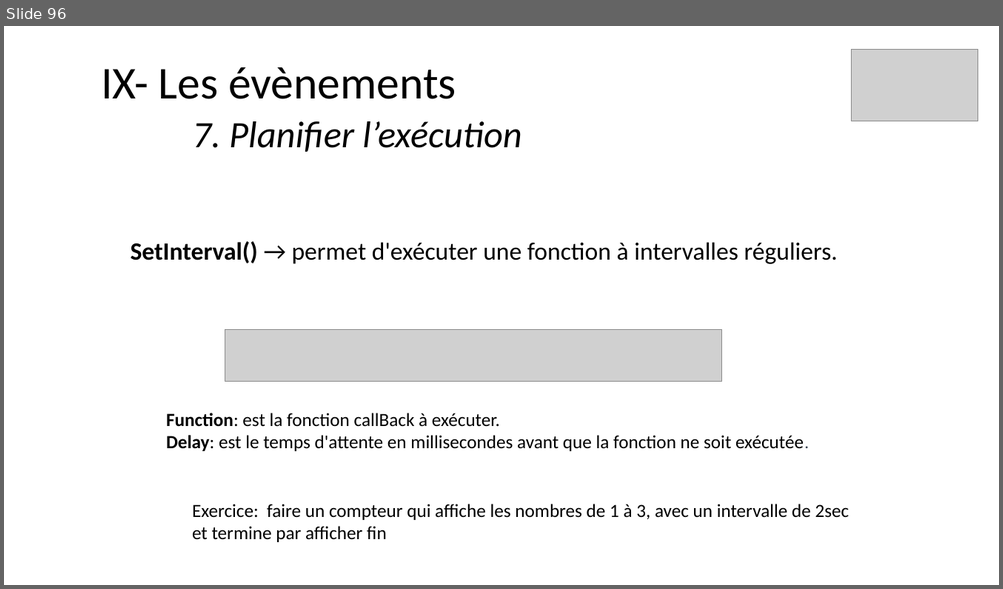
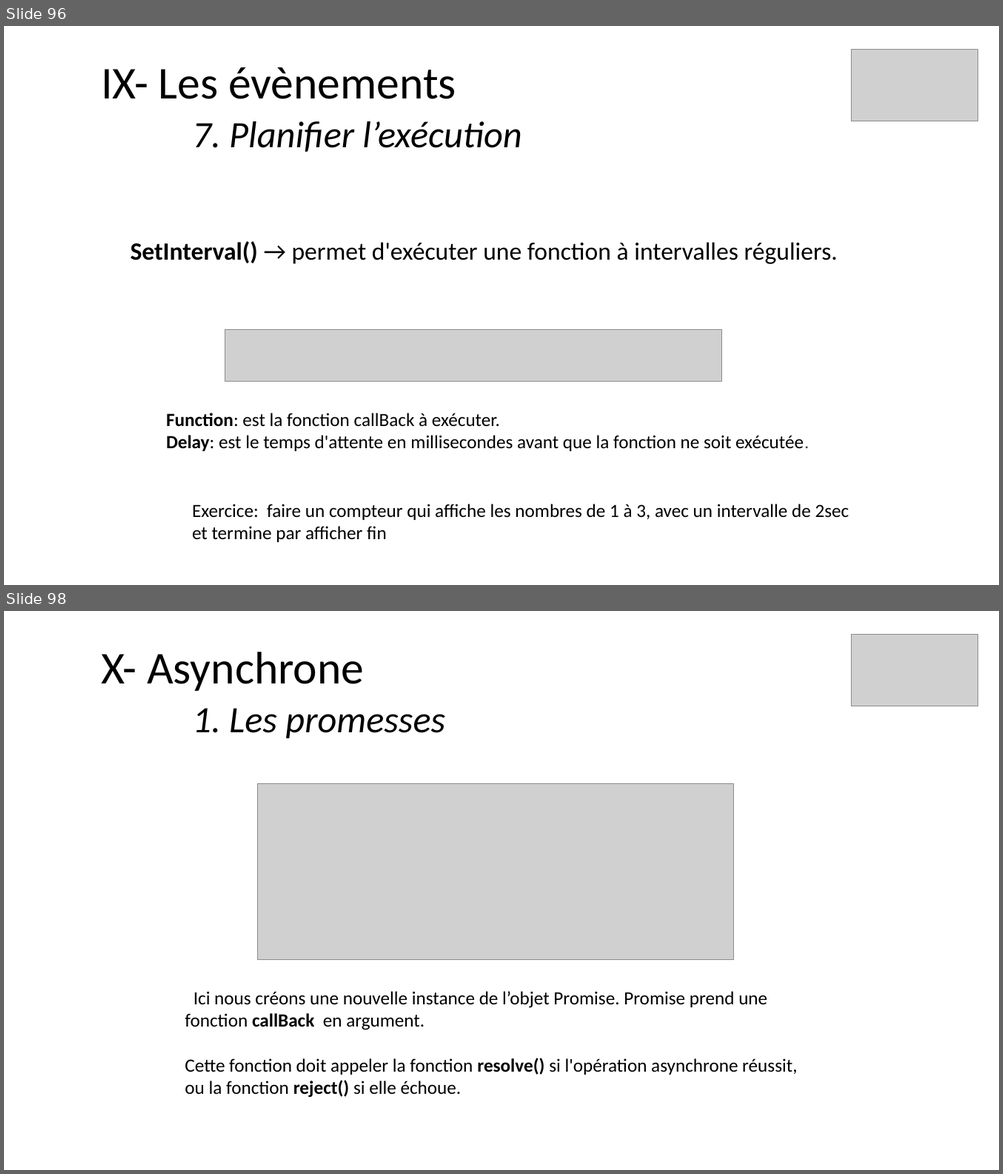
Before and after one commit to ArMb57/JavaScript, a slide deck: cours.pptx. Shown one above the other, each under a label of ours: slide 96 before the commit, slides 96 and 98 after it; the slides between them are not shown. The pictures are 1003x589 and 1003x1174 pixels, drawn with LibreOffice and Linux fonts; fonts in the diff are those of the drawing; grey boxes stand for pictures. Boxes give left, top, right and bottom in pixels: in the first picture for what was removed or moved away, otherwise in the second. Text is boxed around its words. In the diff, an @@ line names an element or a change of style, - is before the commit and + after.

```diff
--- a/cours.pptx
+++ b/cours.pptx
@@ slide 98 added at bbox=[4, 611, 999, 1170], background #FFFFFF @@
@@ title added at bbox=[101, 652, 445, 738], 36 pt, text #000000, italic @@
+X- Asynchrone
+1. Les promesses
@@ picture added at bbox=[851, 634, 978, 706] @@
@@ picture added at bbox=[258, 784, 734, 960] @@
@@ text added at bbox=[185, 991, 797, 1098], 18 pt, text #000000 @@
+Ici nous créons une nouvelle instance de l’objet Promise. Promise prend une fonction callBack en argument.
+Cette fonction doit appeler la fonction resolve() si l'opération asynchrone réussit, ou la fonction reject() si elle échoue.
```
Also in this commit, not shown: 17 other slides added, 13 other files.
